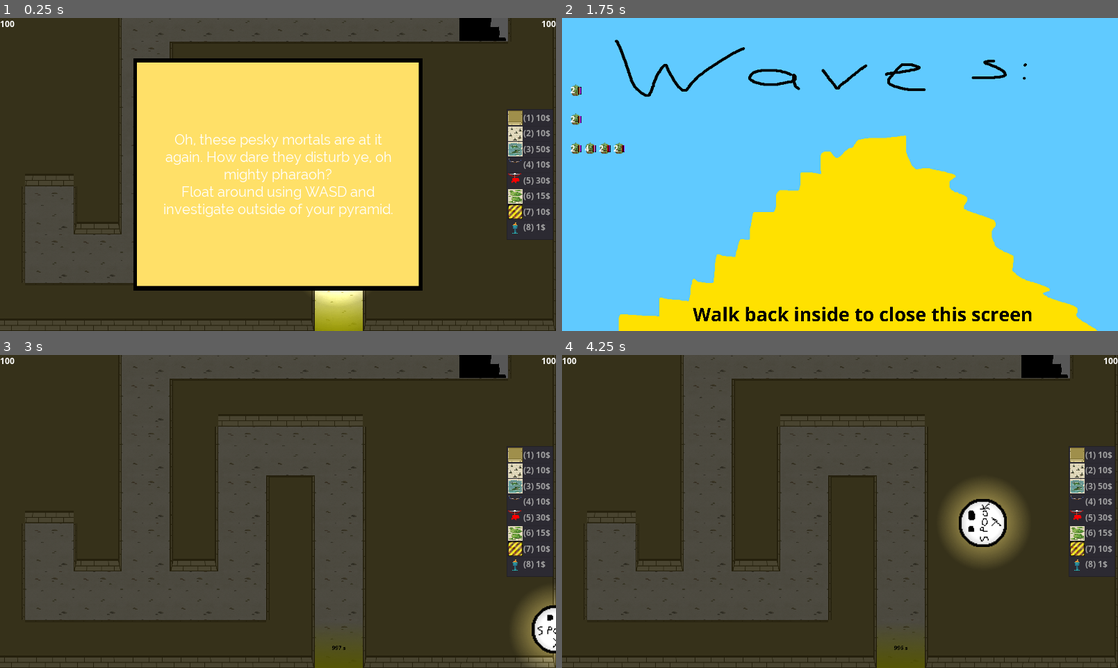
Above: before the commit, frames 1-4 (two rows, left to right).
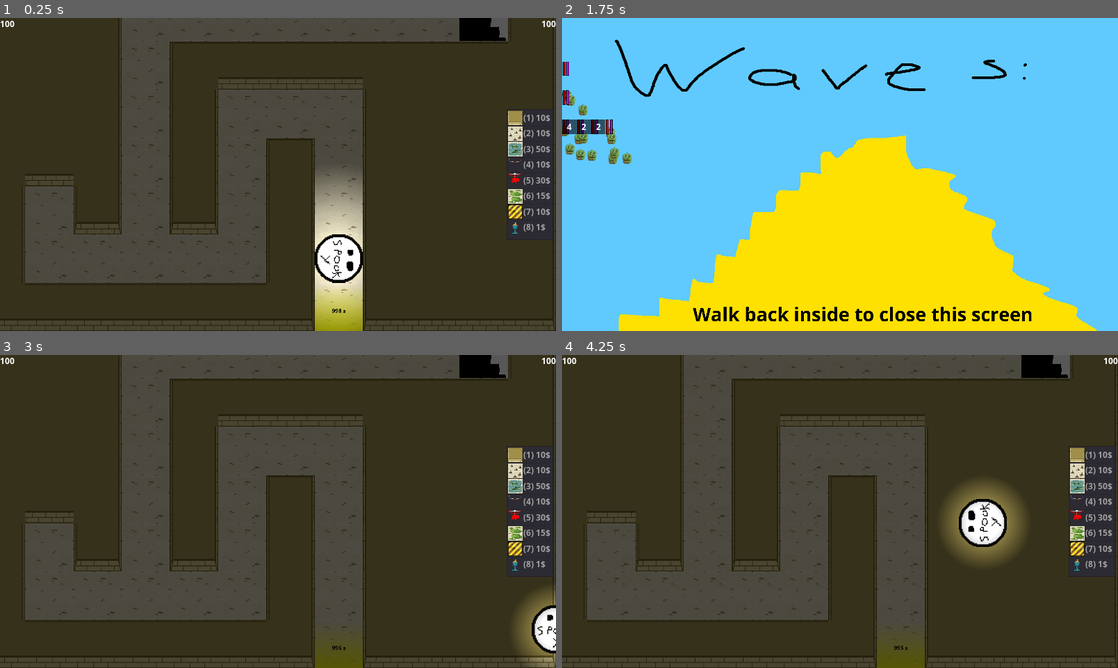
Above: after the commit, the same moments.

Repository: Solid-Squid-Contingent/LD-48
Game: Godot game, scene res://scenes/Game.tscn
Two runs of this game, one before a commit and one after it. Both use one fixed random seed, a clock stepped at 60 frames per second and the inputs below.
Inputs (mouse positions are in pixels of both pictures, inside the frame that each line leads up to):
- Up to frame 1 (0.25 s): no input
- Up to frame 2 (1.75 s): tap Enter at 0.5 s; move the mouse to (962, 158) at 0.52 s; press the mouse at (962, 158) at 0.53 s; hold D (right) 0.53-1.28 s; move the mouse to (728, 190) at 1.27 s; release the mouse at (728, 190) at 1.28 s; hold S (down) from 1.28 s (still down); right-click (728, 190) at 1.35 s
- Up to frame 3 (3 s): tap Space at 2 s; move the mouse to (333, 442) at 2.02 s; release S (down) at 2.03 s; hold D (right) 2.03-2.78 s; tap 1 at 2.1 s; tap Enter at 2.75 s; move the mouse to (250, 574) at 2.77 s; hold W (up) from 2.78 s (still down); tap 9 at 2.85 s; click (250, 574) at 2.92 s
- Up to frame 4 (4.25 s): move the mouse to (1006, 558) at 3.52 s; release W (up) at 3.53 s; hold A (left) from 3.53 s (still down); tap 0 at 3.6 s

The runs differ from the first frame. In frame 1, 39% of the frame differs, in the area x 24-76%, y 12-95%; in frame 2, 1.3%; in frame 3, less than 0.1%; in frame 4, less than 0.1%.

Commit message:
Add basic enemy group rendering

Diff:
--- a/scenes/Enemy.tscn
+++ b/scenes/Enemy.tscn
@@ -10,6 +10,9 @@
 [sub_resource type="CircleShape2D" id=1]
 radius = 20.0673
 
+[sub_resource type="StyleBoxFlat" id=2]
+bg_color = Color( 0, 0, 0, 0.588235 )
+
 [node name="Enemy" type="KinematicBody2D" groups=[
 "Enemy",
 ]]
@@ -19,7 +22,9 @@
 collision_mask = 3
 script = ExtResource( 2 )
 
-[node name="Sprite" type="Sprite" parent="."]
+[node name="Sprites" type="Node2D" parent="."]
+
+[node name="Sprite" type="Sprite" parent="Sprites"]
 texture = ExtResource( 1 )
 
 [node name="CollisionShape2D" type="CollisionShape2D" parent="."]
@@ -29,10 +34,11 @@
 [node name="TreasureRayCast" type="RayCast2D" parent="."]
 
 [node name="Label" type="Label" parent="."]
-margin_left = -33.0313
-margin_top = -21.0781
-margin_right = 6.96868
-margin_bottom = 1.92192
+margin_left = -100.0
+margin_top = -100.0
+margin_right = -50.0
+margin_bottom = -50.0
+custom_styles/normal = SubResource( 2 )
 custom_fonts/font = ExtResource( 3 )
 text = "1"
 align = 1
@@ -50,11 +56,10 @@
 shape = SubResource( 1 )
 
 [node name="BraveryProgress" type="TextureProgress" parent="."]
-margin_left = 12.4874
-margin_top = -11.7859
-margin_right = 22.4874
-margin_bottom = 38.2141
-rect_scale = Vector2( 0.5, 0.5 )
+margin_left = -35.0
+margin_top = -100.0
+margin_right = -25.0
+margin_bottom = -50.0
 value = 50.0
 texture_over = ExtResource( 5 )
 texture_progress = ExtResource( 4 )
@@ -64,11 +69,10 @@
 }
 
 [node name="HealthProgress" type="TextureProgress" parent="."]
-margin_left = 5.89293
-margin_top = -11.7859
-margin_right = 15.8929
-margin_bottom = 38.2141
-rect_scale = Vector2( 0.5, 0.5 )
+margin_left = -47.5
+margin_top = -100.0
+margin_right = -37.5
+margin_bottom = -50.0
 value = 50.0
 texture_over = ExtResource( 5 )
 texture_progress = ExtResource( 6 )
--- a/scenes/FireTrap.tscn
+++ b/scenes/FireTrap.tscn
@@ -24,7 +24,7 @@
 script = ExtResource( 2 )
 
 [node name="ShootInterval" type="Timer" parent="."]
-wait_time = 5.0
+wait_time = 8.0
 one_shot = true
 
 [node name="WireConnectionPoint" type="Node2D" parent="."]
--- a/scripts/Enemy.gd
+++ b/scripts/Enemy.gd
@@ -243,11 +243,20 @@
 
 func updateRendering():
 	$Label.text = String(individualStats.size())
-	$Sprite.texture = load("res://resources/graphics/enemies/" + groupStats.texturePath)
 	$BraveryProgress.max_value = groupStats.maxBravery
 	$BraveryProgress.value = groupStats.bravery
 	$HealthProgress.max_value = groupStats.maxHealth
 	$HealthProgress.value = groupStats.health
+
+	for sprite in $Sprites.get_children():
+		sprite.queue_free()
+
+	var mult = min(sqrt(individualStats.size() - 1) * 40, 125)
+	for stat in individualStats:
+		var sprite = Sprite.new()
+		sprite.texture = load("res://resources/graphics/enemies/" + groupStats.texturePath)
+		sprite.position = Vector2(rand_range(-1, 1) * mult, rand_range(-1, 1) * mult)
+		$Sprites.add_child(sprite)
 
 func _physics_process(delta):
 	if (nextWaypoint-position).length() < 5 or nextWaypoint.x < 0:
--- a/scripts/Game.gd
+++ b/scripts/Game.gd
@@ -52,7 +52,7 @@
 ]
 
 func _ready():
-	doTutorial()
+	pass #doTutorial()
 
 func doTutorial():
 	while tutorialProgress < tutorial.size():
Not shown: 1 places in scenes/Enemy.tscn that only renumber resources
